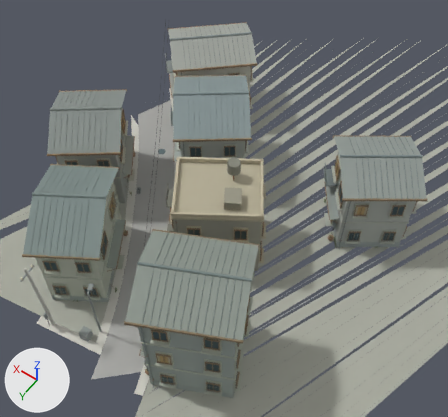
A saved change to the glTF model assets/town/renewal/models/street_0_5.glb.
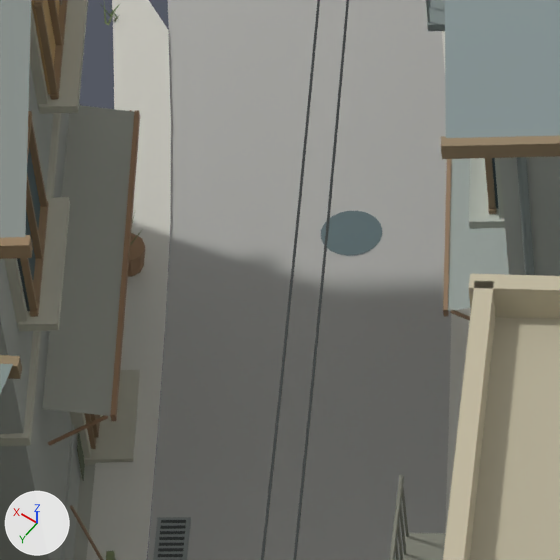
The first picture shows the older version from a 50 mm camera at (0.5, -150.2, 40.9) aimed at (17.4, -173.9, 3.7). The close-ups show the older and then the newer version on the part from 26% to 42% of the width and 29% to 46% of the height of that picture. Only the edits that show in the close-ups are written down. Lighting does not change. The marker at lower left points along +X, +Y and +Z. Vertices at exactly the same position are counted once.

In view in the first close-up: 'concrete.008', 'graybrick.013', 'metal.013', 'paving.008', 'plaster.013', 'puddle.014', 'road.012', 'roof_metal.013', 'roof_tile.007', 'rust.013', 'trim.013', 'wood.013' and 6 more.
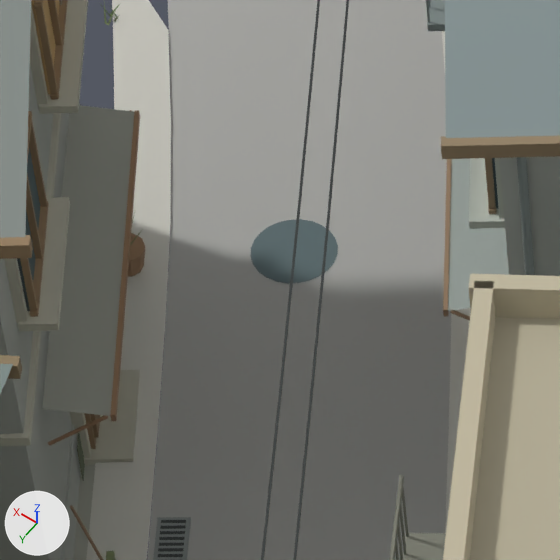
Diff of the bpy script that builds the scene:
```diff
--- a/assets/town/renewal/models/street_0_5.glb.py
+++ b/assets/town/renewal/models/street_0_5.glb.py
@@ me_puddle_014 @@
 # used by ob_puddle_014; location = (0.0, 0.0, 0.0)
-me_puddle_014.from_pydata(...)  # 98 vertices, 144 faces; spans x 19.85..27.78, y -178.63..-166.98, z 0.01
+me_puddle_014.from_pydata(...)  # 98 vertices, 144 faces; spans x 19.85..28.27, y -178.17..-166.25, z 0.01
+# me_puddle_014 part 1: the loose piece of 49 vertices spanning x 27.07..27.78, y -178.63..-177.92, z 0.01 is scaled about its middle by (1.41, 1.41, 1), then moved by (0.35, 0.6, 0.0)
+# other edits to the shape of me_puddle_014 do not show in these pictures
 me_puddle_014.materials.append(mat_puddle)
```

Location of each change, [x1, y1, x2, y2] in pixels of the close-ups (560 x 560 px):
'puddle.014', reshaped: before [321, 211, 382, 256]; after [250, 219, 338, 283]
